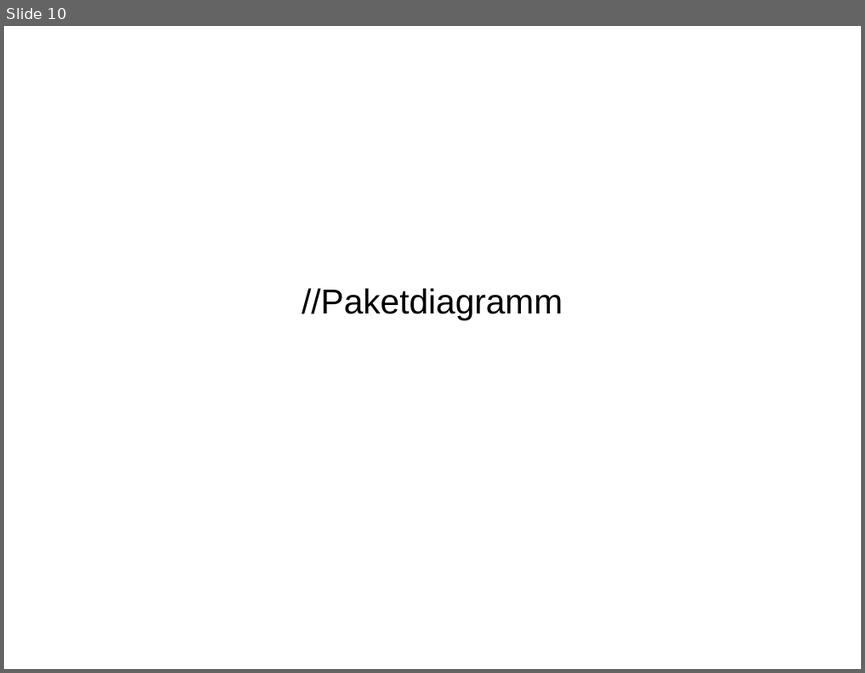
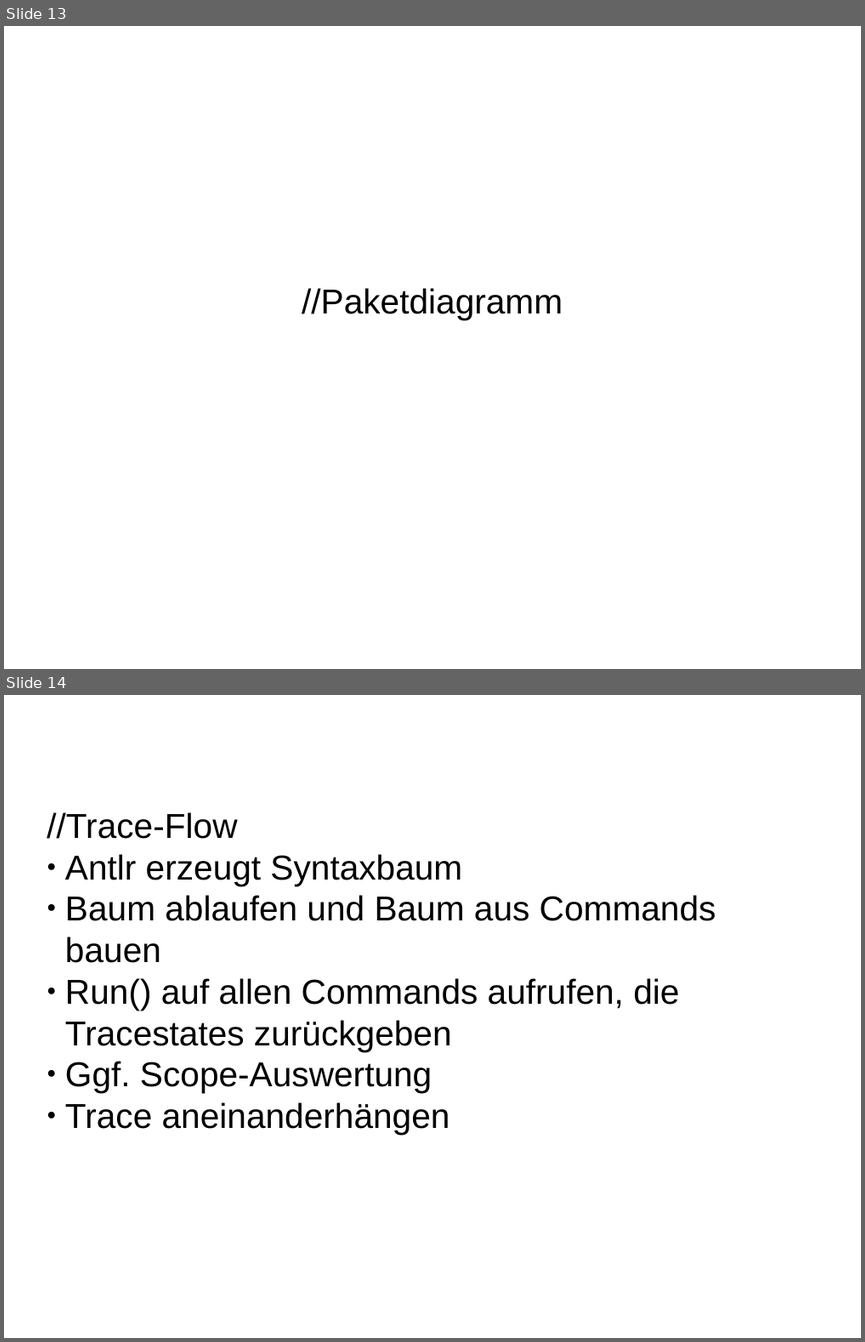
Before and after one commit to JoanaP1997/PSE, a slide deck: Abchlusspräsentation/Präsentationsskelett.odp. Shown one above the other, each under a label of ours: slide 10 before the commit, slides 13 and 14 after it. The pictures are 865x673 and 865x1342 pixels, drawn with LibreOffice and Linux fonts; fonts in the diff are those of the drawing. Boxes give left, top, right and bottom in pixels: in the first picture for what was removed or moved away, otherwise in the second. Text is boxed around its words. In the diff, an @@ line names an element or a change of style, - is before the commit and + after.

```diff
--- a/Abchlusspräsentation/Präsentationsskelett.odp
+++ b/Abchlusspräsentation/Präsentationsskelett.odp
@@ slide 14 added at [4, 695, 861, 1338], background #FFFFFF @@
@@ subtitle added at [46, 812, 716, 1134], 32 pt, text #000000 @@
+//Trace-Flow
+● Antlr erzeugt Syntaxbaum
+● Baum ablaufen und Baum aus Commands bauen
+● Run() auf allen Commands aufrufen, die Tracestates zurückgeben
+● Ggf. Scope-Auswertung
+● Trace aneinanderhängen
@@ what was slide 10 is now slide 13 @@
```
Also in this commit, not shown: 3 slides changed, 3 other slides added, 1 other file.
